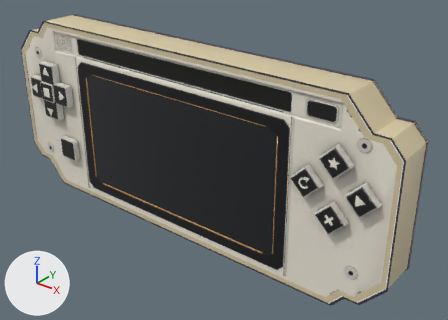
The glTF model web/assets/console-b.glb, before and after one commit.
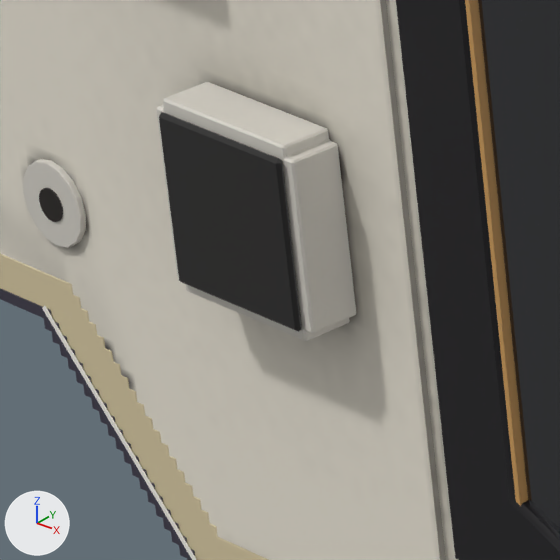
Each version appears first whole from a camera (50 mm lens) standing at (164.6, -181.7, 109.4) and looking at (14.9, 5.4, -6.6), and next in a close-up on the part from 10% to 22% of the width and 40% to 57% of the height. Lighting does not change. The marker at lower left points along +X, +Y and +Z. The first two pictures are the older version. Where no turn or scale is listed for an object, it has been applied to the vertices. Vertices at exactly the same position are counted once.

Before the edit, the objects in view are built like this:
```python
me_bezel = bpy.data.meshes.new('Bezel')
me_bezel.from_pydata(...)  # 488 vertices, 972 faces; spans x -57.2..57.2, y -10.8..-6.9, z -36.8..27.2
# faces by material slot: [864, 108]
me_bezel.materials.append(mat_bezelmat)  # black #17161a
me_bezel.materials.append(mat_innermat)  # dark purple #2a2036
me_buttons = bpy.data.meshes.new('Buttons')
me_buttons.from_pydata(...)  # 4484 vertices, 8872 faces; spans x -91.0..94.0, y -15.0..-10.0, z -24.0..24.0
# faces by material slot: [4564, 3832, 108, 368]
me_buttons.materials.append(mat_keyedgemat)  # light grey #d9d5cc
me_buttons.materials.append(mat_keymat)  # black #191817
me_buttons.materials.append(mat_keycentermat)  # black #10100f
me_buttons.materials.append(mat_symbolmat)  # white #f4efe3
me_trim = bpy.data.meshes.new('Trim')
me_trim.from_pydata(...)  # 112 vertices, 224 faces; spans x -52.3..52.3, y -10.6..-10.0, z -32.3..22.7
me_trim.materials.append(mat_goldmat)  # orange #d2a15f
ob_bezel = bpy.data.objects.new('Bezel', me_bezel)
ob_bezel.location = (0.0, 0.0, 0.0)
ob_buttons = bpy.data.objects.new('Buttons', me_buttons)
ob_buttons.location = (0.0, 0.0, 0.0)
ob_trim = bpy.data.objects.new('Trim', me_trim)
ob_trim.location = (0.0, 0.0, 0.0)
# also in view: 'Shell' at (0.0, -0.1, 0.0); 'SideBand' at (0.0, -0.6, 0.0); 'Screws' at (0.0, -0.4, -0.1); 'Screen' at (0.0, -9.6, -4.8)
```
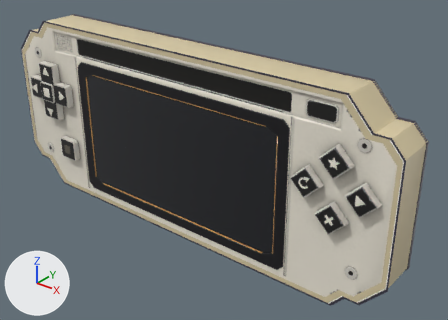
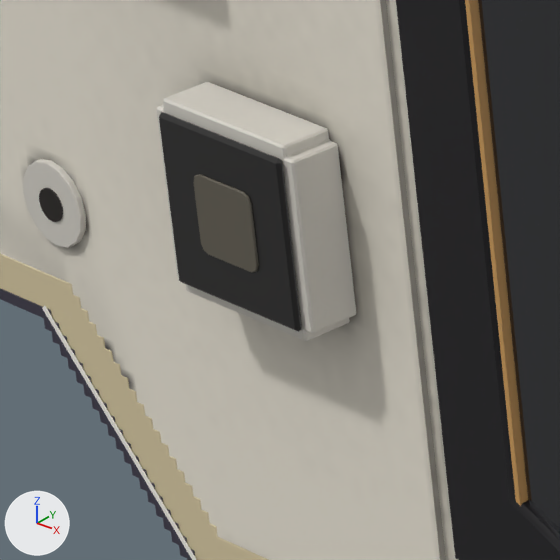
What differs and where, as boxes [x1, y1, x2, y2] in the close-ups (560 x 560 px):
part 1 of me_buttons, added: after [193, 174, 259, 273]

The edits, one by one:
Material 'keyMarkMat' (mat_keymarkmat) is new.
Its base color is (0.125, 0.112, 0.0844) (brown #635e52).
Its roughness is 0.55.
me_buttons is used by ob_buttons; location (0.0, 0.0, 0.0).
me_buttons had 4484 vertices, 8872 faces and spanned x -91.0..94.0, y -15.0..-10.0, z -24.0..24.0.
me_buttons now has 4540 vertices, 8980 faces and spans x -91.0..94.0, y -15.0..-10.0, z -24.0..24.0.
me_buttons part 1: the loose piece of 56 vertices spanning x -79.0..-75.0, y -15.0, z 7.0..11.0 is copied, and the copy is moved by (9.0, 1.0, -28.0), in mat_keymarkmat (brown #635e52); it spans x -70.0..-66.0, y -14.0, z -21.0..-17.0.
me_buttons gains material mat_keymarkmat (brown #635e52).
